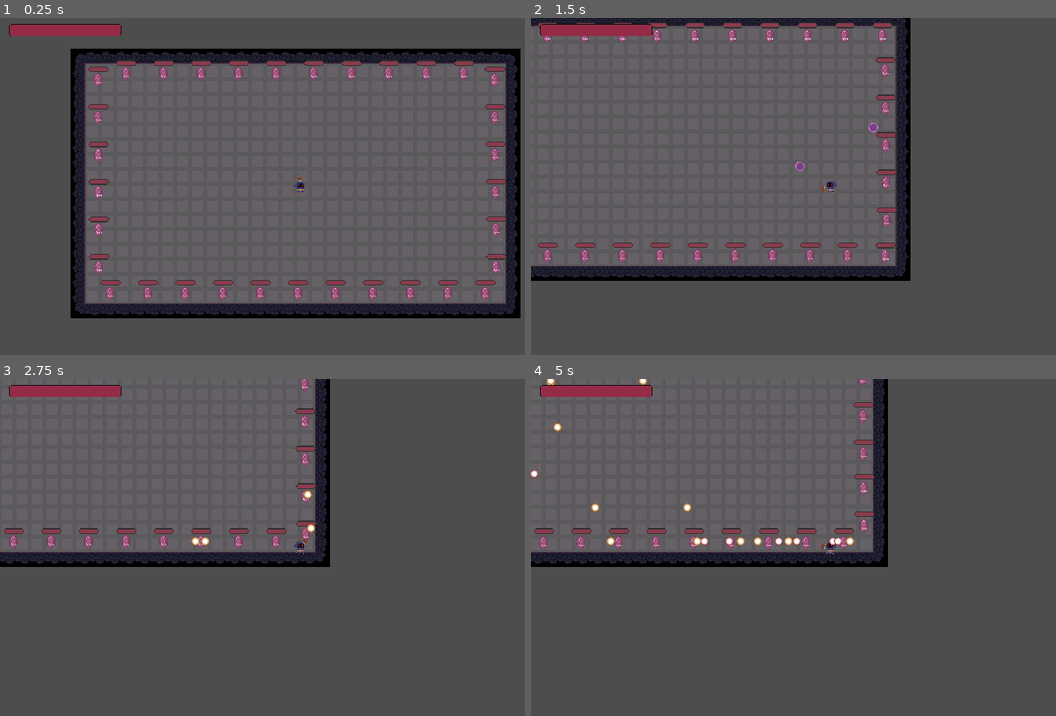
Above: before the commit, frames 1-4 (two rows, left to right).
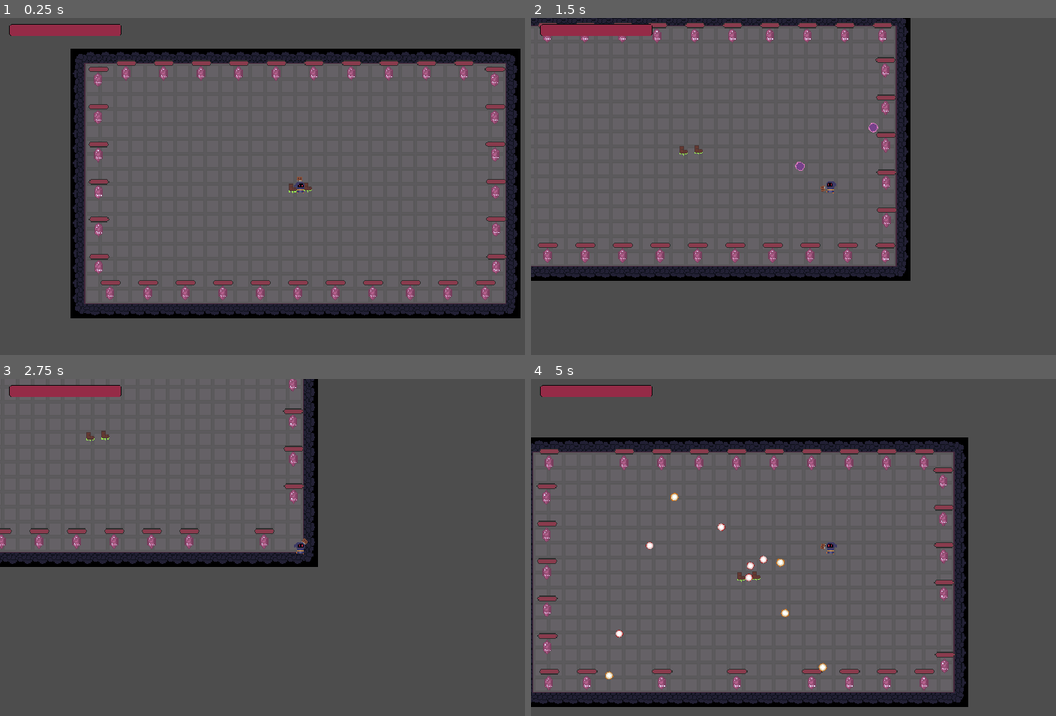
Above: after the commit, the same moments.

Repository: Arssin/Bullet_Hell_Jam
Game: Godot game, scene res://scenes/Level3.tscn
The game is run twice, just before and just after one commit, with the same random seed, the same clock (stepped at 60 frames per second) and the same inputs. This scene is started directly instead of the project's main scene.
Inputs (mouse positions are in pixels of both pictures, inside the frame that each line leads up to):
- Up to frame 1 (0.25 s): no input
- Up to frame 2 (1.5 s): move the mouse to (961, 169) at 0.52 s; hold D (move_right) 0.53-1.28 s; click (961, 169) at 0.6 s; move the mouse to (709, 203) at 1.27 s; hold S (move_down) from 1.28 s (still down); click (709, 203) at 1.35 s
- Up to frame 3 (2.75 s): move the mouse to (362, 473) at 2.02 s; release S (move_down) at 2.03 s; hold D (move_right) from 2.03 s (still down); tap Space (dash) at 2.1 s; click (362, 473) at 2.3 s
- Up to frame 4 (5 s): move the mouse to (798, 614) at 2.77 s; release D (move_right) at 2.78 s; hold W (move_up) 2.78-3.53 s; tap E (player_action) at 2.85 s; click (798, 614) at 3.05 s; move the mouse to (1008, 598) at 3.52 s; hold Left (move_left) from 3.53 s (still down); click (1008, 598) at 3.6 s; move the mouse to (651, 496) at 4.27 s; click (651, 496) at 4.35 s

The runs differ from the first frame. In frame 1, less than 0.1% of the frame differs, in the area x 55-60%, y 48-52%; in frame 2, less than 0.1%; in frame 3, 4.8%; in frame 4, 42%, in the area x 0-84%, y 0-98%.

Commit message:
lvl 3 changes

Diff:
--- a/scenes/Level3.tscn
+++ b/scenes/Level3.tscn
@@ -1,7 +1,8 @@
-[gd_scene load_steps=5 format=3 uid="uid://ccld875vdpeh6"]
+[gd_scene load_steps=6 format=3 uid="uid://ccld875vdpeh6"]
 
 [ext_resource type="PackedScene" uid="uid://df3rvcxvib2rc" path="res://scenes/map_creator.tscn" id="1_6u3b2"]
 [ext_resource type="PackedScene" uid="uid://bwofc6vedhbhe" path="res://scenes/player.tscn" id="2_l0xq2"]
+[ext_resource type="Texture2D" uid="uid://bsf0v2hiu5qdb" path="res://assets/con_1.png" id="3_dhtqi"]
 [ext_resource type="PackedScene" uid="uid://bw35yw126p5jb" path="res://scenes/cristal_enemy.tscn" id="3_y5qt6"]
 
 [sub_resource type="Curve2D" id="Curve2D_notfj"]
@@ -174,10 +175,13 @@
 [node name="Player" parent="." instance=ExtResource("2_l0xq2")]
 position = Vector2(549, 307)
 
-[node name="ShootMarker" type="Marker2D" parent="." groups=["Marker"]]
-position = Vector2(549, 308)
-
 [node name="Node2D" type="Node2D" parent="."]
+
+[node name="ShootMarker" type="Marker2D" parent="Node2D" groups=["Marker"]]
+position = Vector2(550, 309)
+
+[node name="Sprite2D" type="Sprite2D" parent="Node2D/ShootMarker"]
+texture = ExtResource("3_dhtqi")
 
 [node name="CristalEnemy" parent="Node2D" node_paths=PackedStringArray("move_on_path") instance=ExtResource("3_y5qt6")]
 position = Vector2(359, 186)
--- a/scenes/cristal_enemy.tscn
+++ b/scenes/cristal_enemy.tscn
@@ -1,11 +1,9 @@
-[gd_scene load_steps=22 format=3 uid="uid://bw35yw126p5jb"]
+[gd_scene load_steps=18 format=3 uid="uid://bw35yw126p5jb"]
 
 [ext_resource type="Texture2D" uid="uid://pccpebk4waa4" path="res://assets/cristal.png" id="1_2eqpj"]
 [ext_resource type="Script" path="res://scripts/cristal_enemy.gd" id="1_n4m1c"]
 [ext_resource type="Script" path="res://addons/BulletUpHell/Nodes/BuHBulletProperties.gd" id="3_iexps"]
 [ext_resource type="Script" path="res://addons/BulletUpHell/Bullet/BulletProps.gd" id="4_gh26i"]
-[ext_resource type="Script" path="res://addons/BulletUpHell/Nodes/BuHPattern.gd" id="5_ptk0f"]
-[ext_resource type="Script" path="res://addons/BulletUpHell/SpawnPatterns/PatternOne.gd" id="6_and5a"]
 [ext_resource type="PackedScene" uid="uid://cc5tjpexngnx5" path="res://ui/health_bar.tscn" id="7_w1kua"]
 
 [sub_resource type="AtlasTexture" id="AtlasTexture_raxga"]
@@ -64,9 +62,8 @@
 a_speed_multi_scale = 0.0
 trigger_container = ""
 trigger_wait_for_shot = true
-homing_type = 3
-homing_group = "Marker"
-homing_select_in_group = 0
+homing_type = 0
+homing_target = NodePath("")
 homing_steer = 0.0
 homing_time_start = 0.0
 homing_duration = 999.0
@@ -111,31 +108,6 @@
 r_scale_multi_curve_choice = []
 r_scale_multi_iter_variation = Vector3(0, 0, 0)
 r_scale_multi_scale_variation = Vector3(0, 0, 0)
-
-[sub_resource type="Curve2D" id="Curve2D_w8chf"]
-
-[sub_resource type="NavigationPolygon" id="NavigationPolygon_0dwpg"]
-resource_name = "PatternOne"
-source_geometry_group_name = &"navigation_polygon_source_group"
-script = ExtResource("6_and5a")
-bullet = "4"
-nbr = 1
-iterations = -1
-pattern_angle = 0.0
-pattern_angle_target = NodePath("")
-pattern_angle_mouse = false
-forced_angle = 0.0
-forced_target = NodePath("")
-forced_lookat_mouse = false
-forced_pattern_lookat = true
-cooldown_stasis = false
-cooldown_spawn = 1.0
-cooldown_shoot = 0.0
-cooldown_next_spawn = 0.0
-cooldown_next_shoot = 0.0
-wait_tween_momentum = 0
-wait_tween_length = 0.0
-wait_tween_time = 0.0
 
 [sub_resource type="Curve2D" id="Curve2D_wedex"]
 
@@ -229,8 +201,12 @@
 shape = SubResource("RectangleShape2D_smlit")
 
 [node name="Attack" type="Timer" parent="."]
+autostart = true
 
 [node name="PlayerMarker" type="Marker2D" parent="."]
+
+[node name="Markur" type="Marker2D" parent="PlayerMarker"]
+position = Vector2(0, -12)
 
 [node name="Shoot" type="Node2D" parent="."]
 
@@ -239,12 +215,6 @@
 script = ExtResource("3_iexps")
 id = "4"
 props = SubResource("PackedDataContainer_g0ub8")
-
-[node name="SpawnPattern" type="Path2D" parent="Shoot"]
-curve = SubResource("Curve2D_w8chf")
-script = ExtResource("5_ptk0f")
-id = "cristal"
-pattern = SubResource("NavigationPolygon_0dwpg")
 
 [node name="BulletPattern2" type="Path2D" parent="Shoot"]
 curve = SubResource("Curve2D_wedex")
@@ -258,5 +228,7 @@
 offset_top = -14.0
 offset_right = 12.0
 offset_bottom = -8.0
+max_healthbar = 50.0
+value_healthbar = 50.0
 
 [connection signal="timeout" from="Attack" to="." method="_on_attack_timeout"]
--- a/scenes/player.gd
+++ b/scenes/player.gd
@@ -30,7 +30,6 @@
 func _physics_process(delta: float) -> void:
 	var position_mouse_x = get_global_mouse_position().x
 	$WeaponMarker.look_at(get_global_mouse_position())
-	#$WeaponMarker.rotate(get_angle_to(get_global_mouse_position()))
 
 	if position_mouse_x < global_position.x:
 		sprite_2d.flip_h = true
--- a/scripts/cristal_enemy.gd
+++ b/scripts/cristal_enemy.gd
@@ -18,7 +18,7 @@
 		$HealthBar.show()
 		$HealthBar.max_healthbar = max_health
 		$HealthBar.value = val_health
-		attack.wait_time = randf_range(2,5)
+		attack.wait_time = randf_range(3,7)
 	else:
 		attack.wait_time = randf_range(0.7,1.5)
 	$Attack.start()
@@ -31,15 +31,20 @@
 		position = move_on_path.position
 		var current_global_position = global_position
 		previous_global_position = current_global_position
+		$PlayerMarker.look_at(get_node('../ShootMarker').global_position)
 
 var new_pattern: PatternLine = PatternLine.new()
 
 func attack_spawn():
 	if player && !static_lvl:
-		$PlayerMarker.global_position = player.global_position
-		Spawning.spawn({"position": global_position, "rotation": 0}, "cristal", "two")
+		new_pattern.offset = Vector2i(0,0)
+		new_pattern.bullet = "4"
+		new_pattern.nbr = 1
+		new_pattern.forced_lookat_mouse = false
+		new_pattern.forced_pattern_lookat = true
+		Spawning.new_pattern("cristal", new_pattern)
 
-
+		Spawning.spawn({"position": global_position, "rotation": $PlayerMarker.rotation}, "cristal", "two")
 
 	if player && static_lvl:
 		new_pattern.offset = Vector2i(0,0)
@@ -54,3 +59,20 @@
 
 func _on_attack_timeout() -> void:
 	attack_spawn()
+
+
+func get_hit(value):
+	print(value)
+	if isDestructable:
+		val_health = val_health - (value + PlayerGlobals.additional_dmg)
+		$HealthBar.update_healthbar(val_health)
+		if val_health <= 0:
+			die()
+
+	else:
+		pass
+
+
+func die():
+	$Shoot.queue_free()
+	queue_free()
